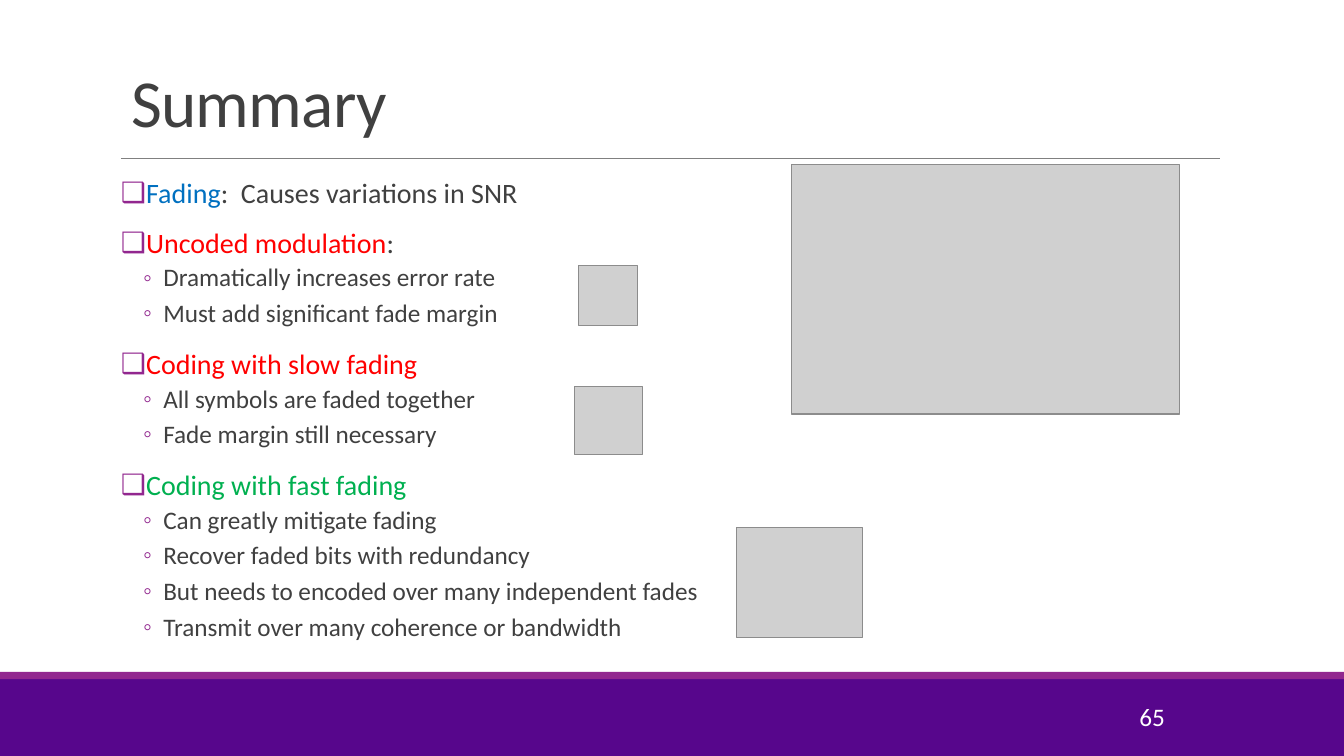
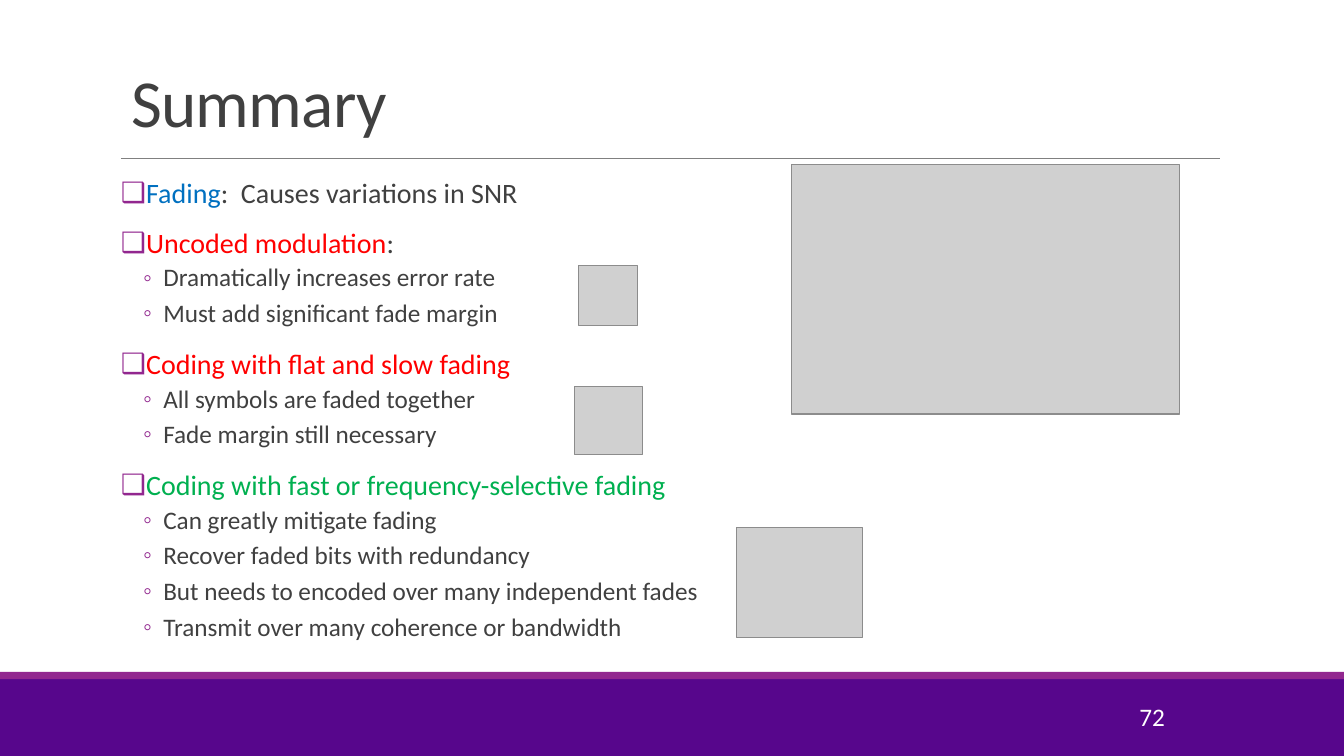
Before and after one commit to sdrangan/wirelesscomm, a slide deck: slide 72 of lectures/Unit04_Coding.pptx (slide 65 before the commit). Drawn at 1344x756 pixels with LibreOffice and Linux fonts; fonts in the diff are those of the drawing; grey boxes stand for pictures; background and template pictures are left out. Boxes give left, top, right and bottom in pixels: in the first picture for what was removed or moved away, otherwise in the second. Text is boxed around its words. In the diff, an @@ line names an element or a change of style, - is before the commit and + after.

```diff
--- a/lectures/Unit04_Coding.pptx
+++ b/lectures/Unit04_Coding.pptx
@@ text at <box>146,354,510,379</box>: text changed @@
-❑ Coding with slow fading
+❑ Coding with flat and slow fading
@@ text at <box>146,475,665,500</box>: text changed @@
-❑ Coding with fast fading
+❑ Coding with fast or frequency-selective fading
@@ page number at <box>1139,709,1165,726</box>: text changed @@
-65
+72
```
Also in this commit, not shown: 9 other slides changed, 7 slides added, 4 other files.
